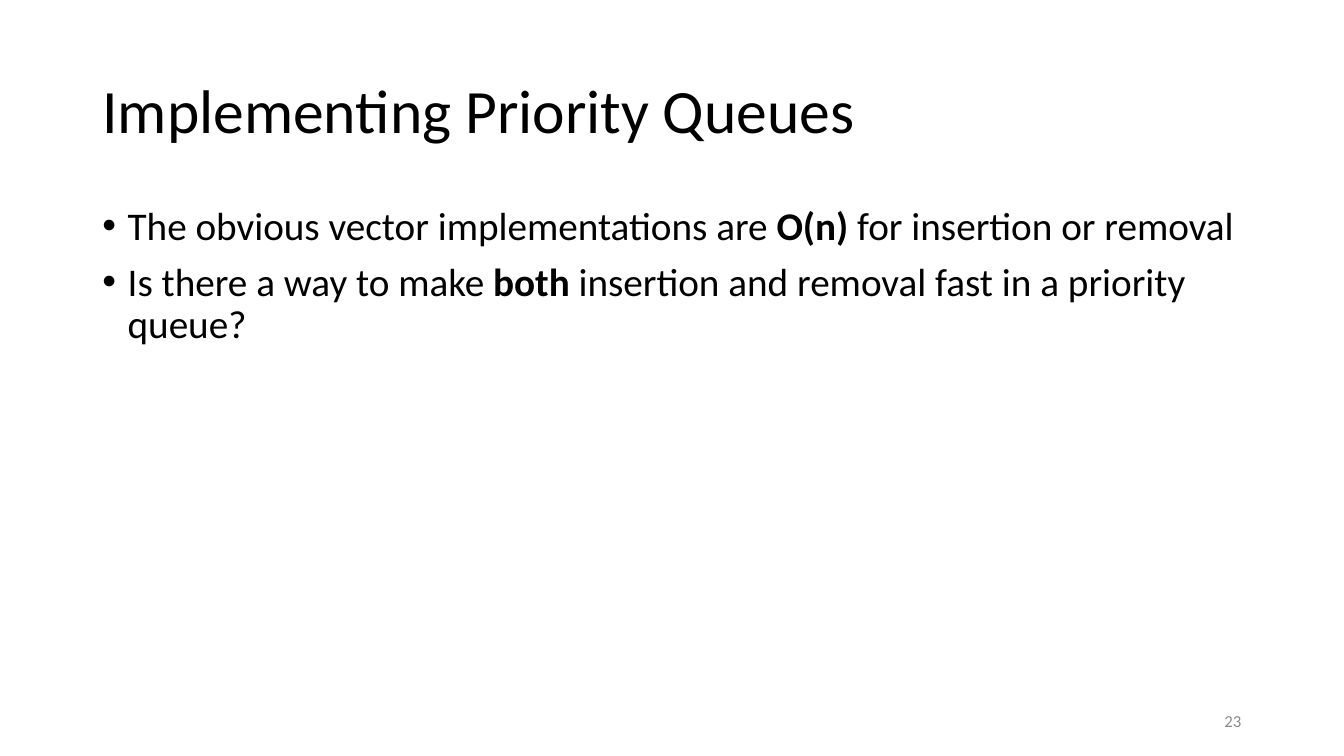
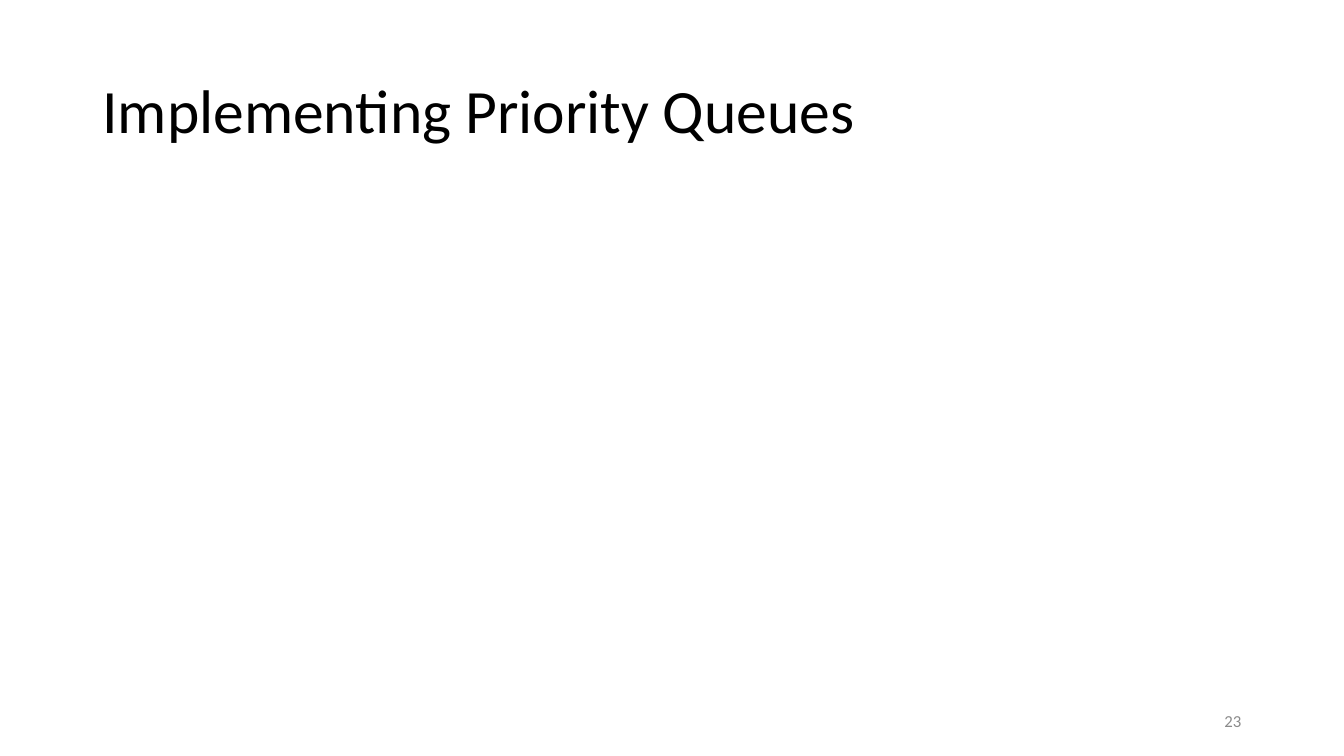
Before and after one commit to tjd1234/cmpt225fall2023, a slide deck: slide 23 of lecture_notes/week7/week7_priority_queues.pptx. Drawn at 1344x756 pixels with LibreOffice and Linux fonts; fonts in the diff are those of the drawing; grey boxes stand for pictures. Boxes give left, top, right and bottom in pixels: in the first picture for what was removed or moved away, otherwise in the second. Text is boxed around its words. In the diff, an @@ line names an element or a change of style, - is before the commit and + after.

```diff
--- a/lecture_notes/week7/week7_priority_queues.pptx
+++ b/lecture_notes/week7/week7_priority_queues.pptx
@@ text removed at (128,211,1233,345) @@
-• The obvious vector implementations are O(n) for insertion or removal
-• Is there a way to make both insertion and removal fast in a priority queue?
```
Also in this commit, not shown: 10 other slides changed, 2 other files.
